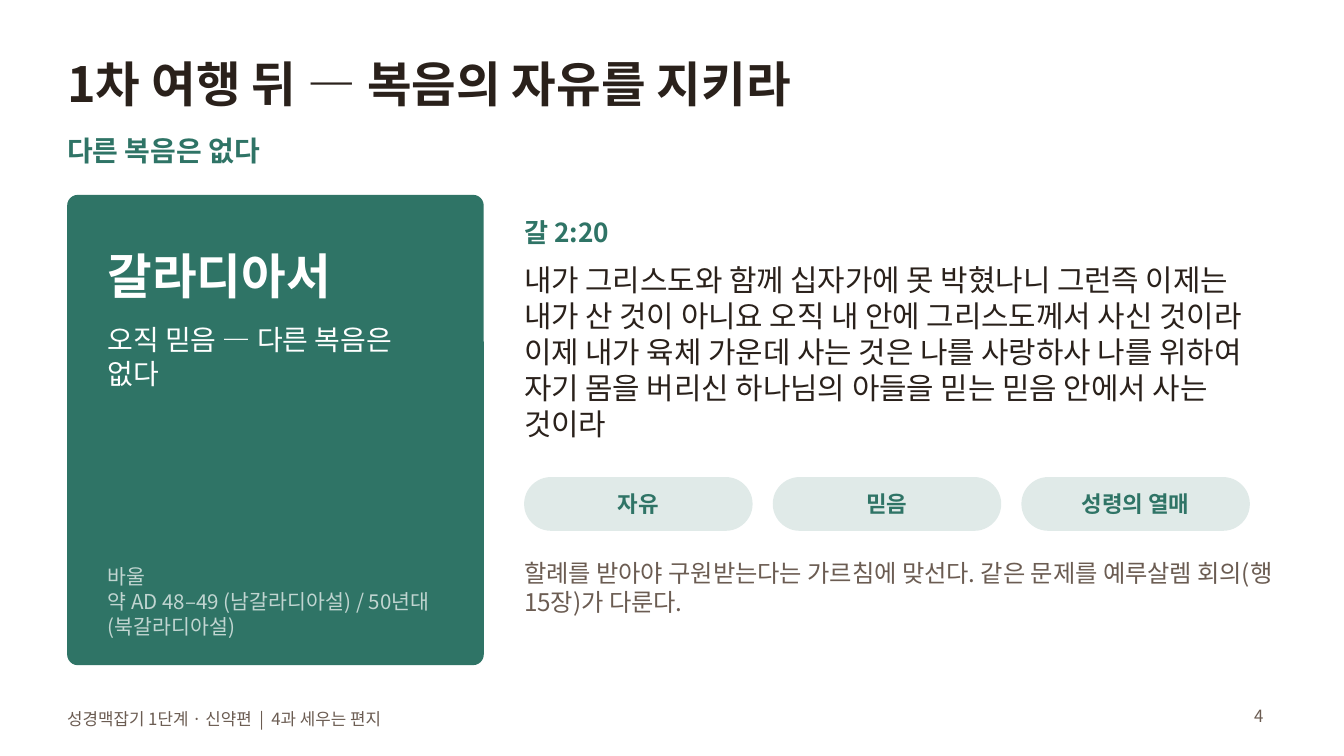
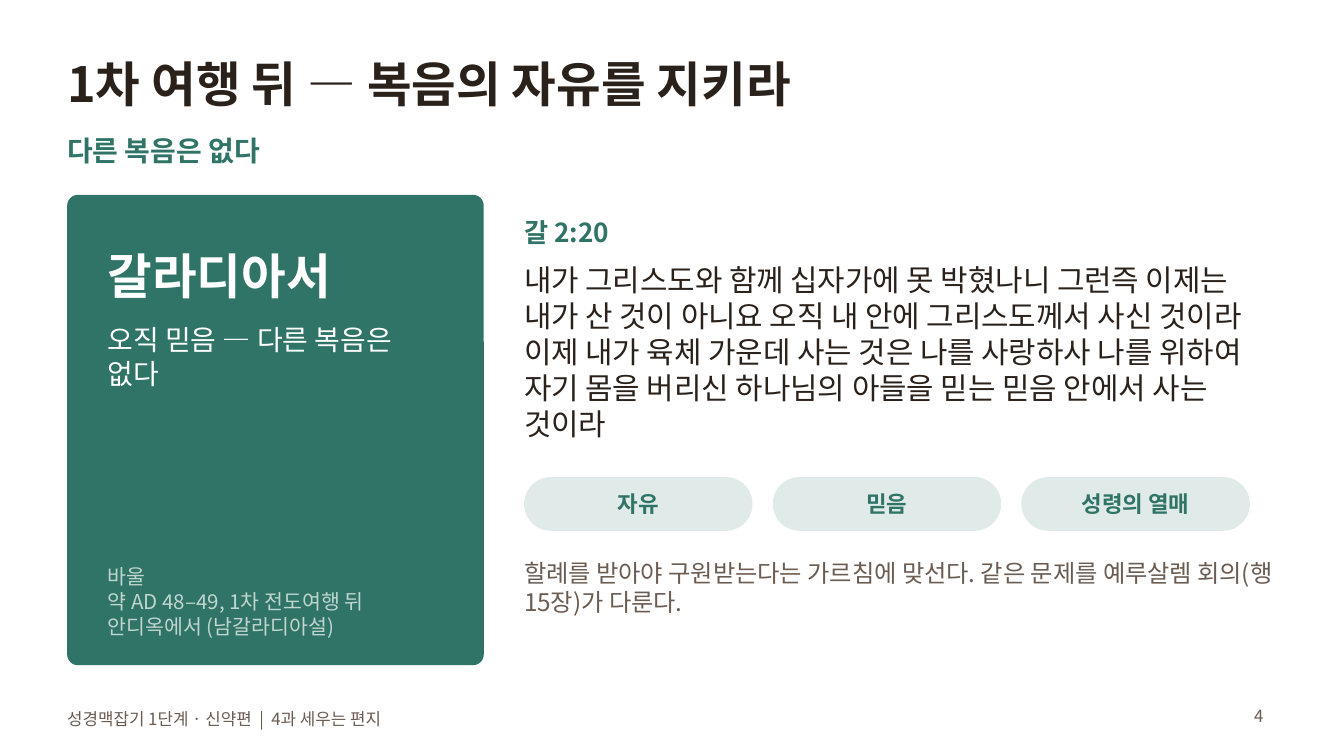
Before and after one commit to dicipleofjx2-dot/bible-app, a slide deck: slide 4 of content/bible-flow/out/성경맥잡기1-신약-4과-세우는편지.pptx. Drawn at 1344x756 pixels with LibreOffice and Linux fonts; fonts in the diff are those of the drawing. Boxes give left, top, right and bottom in pixels: in the first picture for what was removed or moved away, otherwise in the second. Text is boxed around its words. In the diff, an @@ line names an element or a change of style, - is before the commit and + after.

```diff
--- a/content/bible-flow/out/성경맥잡기1-신약-4과-세우는편지.pptx
+++ b/content/bible-flow/out/성경맥잡기1-신약-4과-세우는편지.pptx
@@ text at bbox=[107, 592, 364, 638]: text changed @@
-약 AD 48–49 (남갈라디아설) / 50년대 (북갈라디아설)
+약 AD 48–49, 1차 전도여행 뒤 안디옥에서 (남갈라디아설)
```
Also in this commit, not shown: 1 other slide changed, 16 other files.
